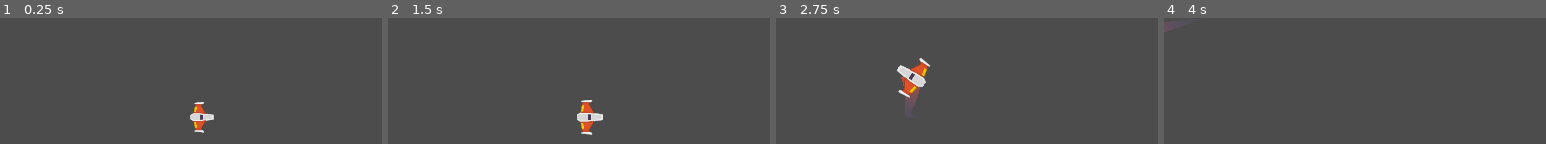
Above: before the commit, frames 1-4 (left to right).
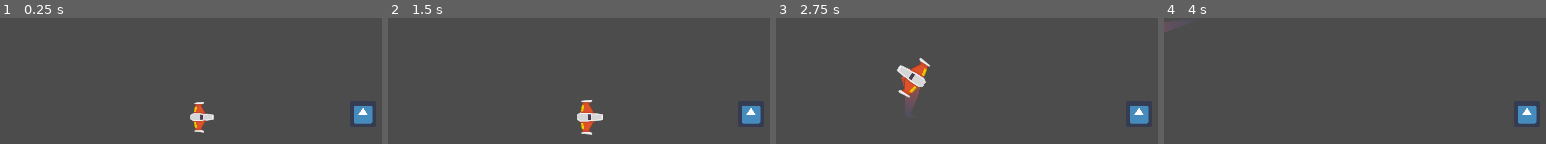
Above: after the commit, the same moments.

Repository: Elunneh/Juego-Meteo
Game: Godot game, scene res://Juego/Niveles/NivelTest.tscn
Two runs of this game, one before a commit and one after it. Both use one fixed random seed, a clock stepped at 60 frames per second and the inputs below. The engine's default icon, where the game draws it, is replaced by a stand-in: a white triangle on a blue panel in a dark square.
Inputs (mouse positions are in pixels of both pictures, inside the frame that each line leads up to):
- Up to frame 1 (0.25 s): no input
- Up to frame 2 (1.5 s): tap Enter at 0.5 s; move the mouse to (outside the picture) at 0.52 s; press the mouse at (outside the picture) at 0.53 s; hold W (mover_adelante) 0.53-1.28 s; tap Space at 1.25 s; move the mouse to (outside the picture) at 1.27 s; release the mouse at (outside the picture) at 1.28 s; hold S (mover_atras) from 1.28 s (still down); right-click (outside the picture) at 1.35 s
- Up to frame 3 (2.75 s): move the mouse to (outside the picture) at 2.02 s; release S (mover_atras) at 2.03 s; hold W (mover_adelante) from 2.03 s (still down); hold A (rotar_antihorario) from 2.03 s (still down)
- Up to frame 4 (4 s): move the mouse to (outside the picture) at 2.77 s; release A (rotar_antihorario) at 2.78 s; tap D (rotar_horario) at 2.85 s; move the mouse to (outside the picture) at 3.52 s; release W (mover_adelante) at 3.53 s; press the mouse at (outside the picture) at 3.53 s; hold S (mover_atras) from 3.53 s (still down)

The runs differ from the first frame. In frame 1, 0.7% of the frame differs, in the area x 92-98%, y 69-85%; in frame 2, 0.7%; in frame 3, 0.7%; in frame 4, 0.7%.

Commit message:
actualizado

Diff:
--- a/Juego/Autoload/Eventos.gd
+++ b/Juego/Autoload/Eventos.gd
@@ -1,3 +1,4 @@
 extends Node
 
 signal disparo(proyectil)
+signal nave_destruida(posicion)
--- /dev/null
+++ b/Juego/Naves/Enemigos/EnemigoDummy.gd
@@ -0,0 +1,7 @@
+extends Node2D
+
+
+
+func _on_Area2D_body_entered(body: Node)-> void:
+	if body is Player:
+		body.destruir()
--- /dev/null
+++ b/Juego/Naves/Enemigos/EnemigoDummy.tscn
@@ -0,0 +1,23 @@
+[gd_scene load_steps=4 format=2]
+
+[ext_resource path="res://icon.png" type="Texture" id=1]
+[ext_resource path="res://Juego/Naves/Enemigos/EnemigoDummy.gd" type="Script" id=2]
+
+[sub_resource type="RectangleShape2D" id=1]
+extents = Vector2( 32.0825, 34.7311 )
+
+[node name="EnemigoDummy" type="Node2D"]
+script = ExtResource( 2 )
+
+[node name="Sprite" type="Sprite" parent="."]
+position = Vector2( -1.85406, -0.264862 )
+texture = ExtResource( 1 )
+
+[node name="Area2D" type="Area2D" parent="."]
+collision_layer = 2
+collision_mask = 9
+
+[node name="CollisionShape2D" type="CollisionShape2D" parent="Area2D"]
+position = Vector2( -2.38379, 0.26487 )
+shape = SubResource( 1 )
+[connection signal="body_entered" from="Area2D" to="." method="_on_Area2D_body_entered"]
--- a/Juego/Naves/Player/Player.gd
+++ b/Juego/Naves/Player/Player.gd
@@ -78,6 +78,7 @@
 		ESTADO.MUERTO:
 			colisionador.set_deferred("disabled", true)
 			canion.set_puede_disparar(true)
+			Eventos.emit_signal("nave_destruida", global_position)
 			queue_free()
 		_:
 			printerr("Error de Estado")
@@ -115,7 +116,9 @@
 		print("estoy disparando mama")
 
 
-
+## Destruccion
+func destruir() -> void:
+	controlador_estados(ESTADO.MUERTO)
 
 
 
--- a/Juego/Niveles/Nivel.gd
+++ b/Juego/Niveles/Nivel.gd
@@ -1,5 +1,8 @@
 class_name Nivel
 extends Node2D
+
+## Atributos Export
+export var explosion:PackedScene = null
 
 #Atributos Onready
 onready var contenedor_proyectiles:Node
@@ -13,6 +16,7 @@
 #Metodos Custom
 func conectar_seniales()-> void:
 	Eventos.connect("disparo", self, "_on_disparo")
+	Eventos.connect("nave_destruida", self, "_on_nave_destruida")
 
 func crear_contenedores()-> void:
 	contenedor_proyectiles = Node.new()
@@ -21,3 +25,8 @@
 
 func _on_disparo(proyectil:Proyectil) -> void:
 	contenedor_proyectiles.add_child(proyectil)
+
+func _on_nave_destruida(posicion: Vector2) -> void:
+	var new_explosion:Node2D = explosion.instance()
+	new_explosion.global_position = posicion
+	add_child(new_explosion)
--- a/Juego/Niveles/NivelTest.tscn
+++ b/Juego/Niveles/NivelTest.tscn
@@ -1,14 +1,20 @@
-[gd_scene load_steps=4 format=2]
+[gd_scene load_steps=6 format=2]
 
 [ext_resource path="res://Juego/Naves/Player/Player.tscn" type="PackedScene" id=1]
 [ext_resource path="res://default_env.tres" type="Environment" id=2]
 [ext_resource path="res://Juego/Niveles/Nivel.gd" type="Script" id=3]
+[ext_resource path="res://Juego/Explosiones/Explosion.tscn" type="PackedScene" id=4]
+[ext_resource path="res://Juego/Naves/Enemigos/EnemigoDummy.tscn" type="PackedScene" id=5]
 
 [node name="NivelTest" type="Node2D"]
 script = ExtResource( 3 )
+explosion = ExtResource( 4 )
 
 [node name="Player" parent="." instance=ExtResource( 1 )]
 position = Vector2( 485, 238 )
 
 [node name="WorldEnvironment" type="WorldEnvironment" parent="."]
 environment = ExtResource( 2 )
+
+[node name="EnemigoDummy" parent="." instance=ExtResource( 5 )]
+position = Vector2( 872.878, 230.706 )
